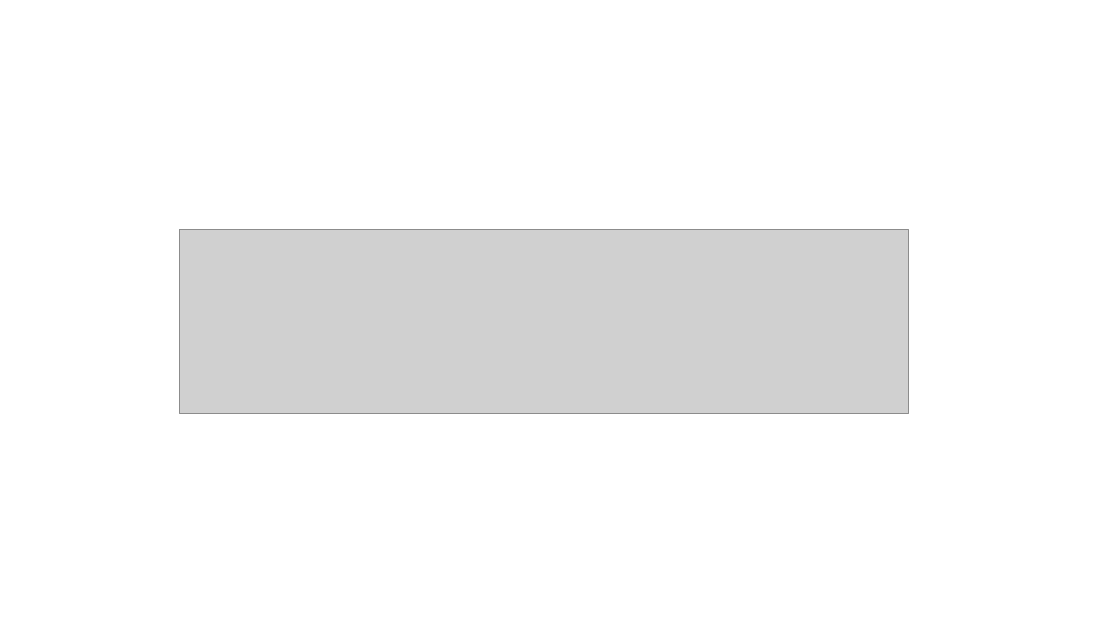
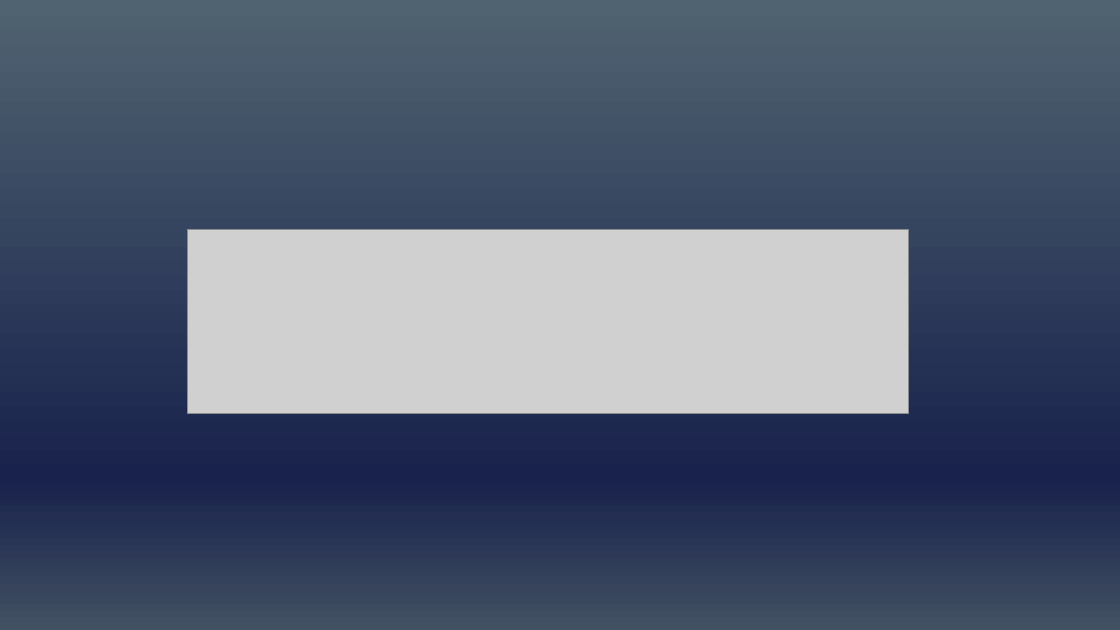
Before and after one commit to gitaroktato/tdd-kata-bowling-game, a slide deck: slide 5 of protect_your_invariants_tdd.pptx. Drawn at 1120x630 pixels with LibreOffice and Linux fonts; fonts in the diff are those of the drawing; grey boxes stand for pictures; background and template pictures are left out. Boxes give left, top, right and bottom in pixels: in the first picture for what was removed or moved away, otherwise in the second. Text is boxed around its words. In the diff, an @@ line names an element or a change of style, - is before the commit and + after.

Commit message:
Slide changes, but not all

```diff
--- a/protect_your_invariants_tdd.pptx
+++ b/protect_your_invariants_tdd.pptx
@@ background #FFFFFF to gradient #506370 to #18224C to #425162 @@
@@ picture: place and size @@
-picture at bbox=[179, 229, 908, 413]
+picture at bbox=[187, 229, 908, 413]
```
Also in this commit, not shown: 6 other slides changed, 3 slides added, 1 slide removed.
